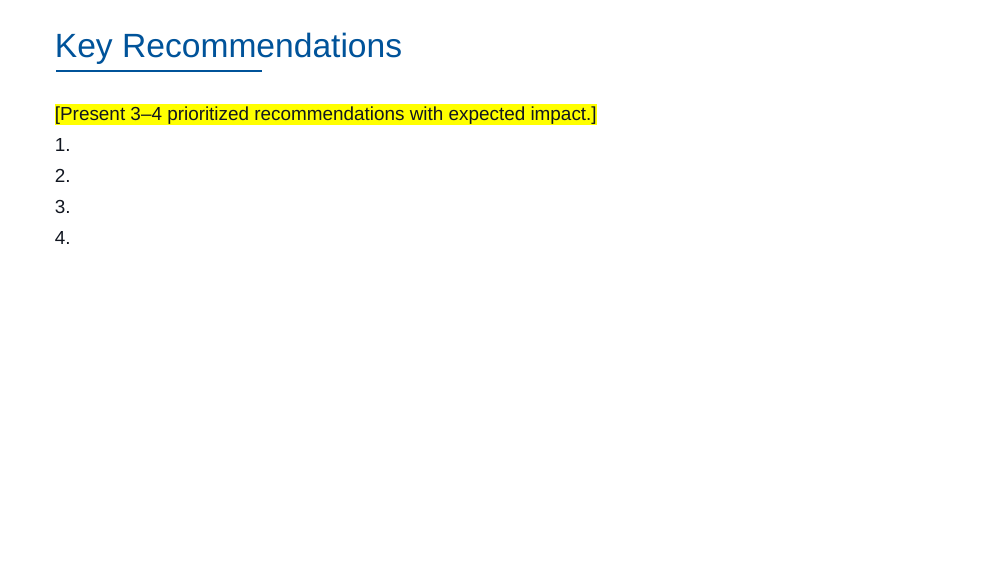
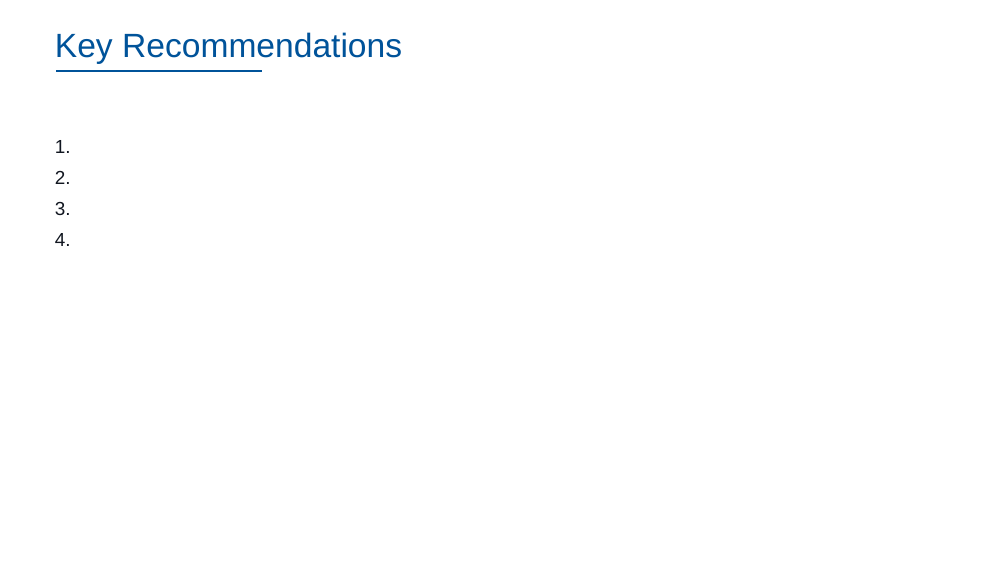
Before and after one commit to dennislamcv1/IBMSA, a slide deck: slide 40 of Systems Analyst Capstone Project/Final SubmissionDL.pptx. Drawn at 1008x567 pixels with LibreOffice and Linux fonts; fonts in the diff are those of the drawing; background and template pictures are left out. Boxes give left, top, right and bottom in pixels: in the first picture for what was removed or moved away, otherwise in the second. Text is boxed around its words. In the diff, an @@ line names an element or a change of style, - is before the commit and + after.

```diff
--- a/Systems Analyst Capstone Project/Final SubmissionDL.pptx
+++ b/Systems Analyst Capstone Project/Final SubmissionDL.pptx
@@ text at [55,106,597,124]: paragraph removed @@
-[Present 3–4 prioritized recommendations with expected impact.]
```
Also in this commit, not shown: 7 other slides changed, 3 slides added, 5 slides removed, 12 other files.
